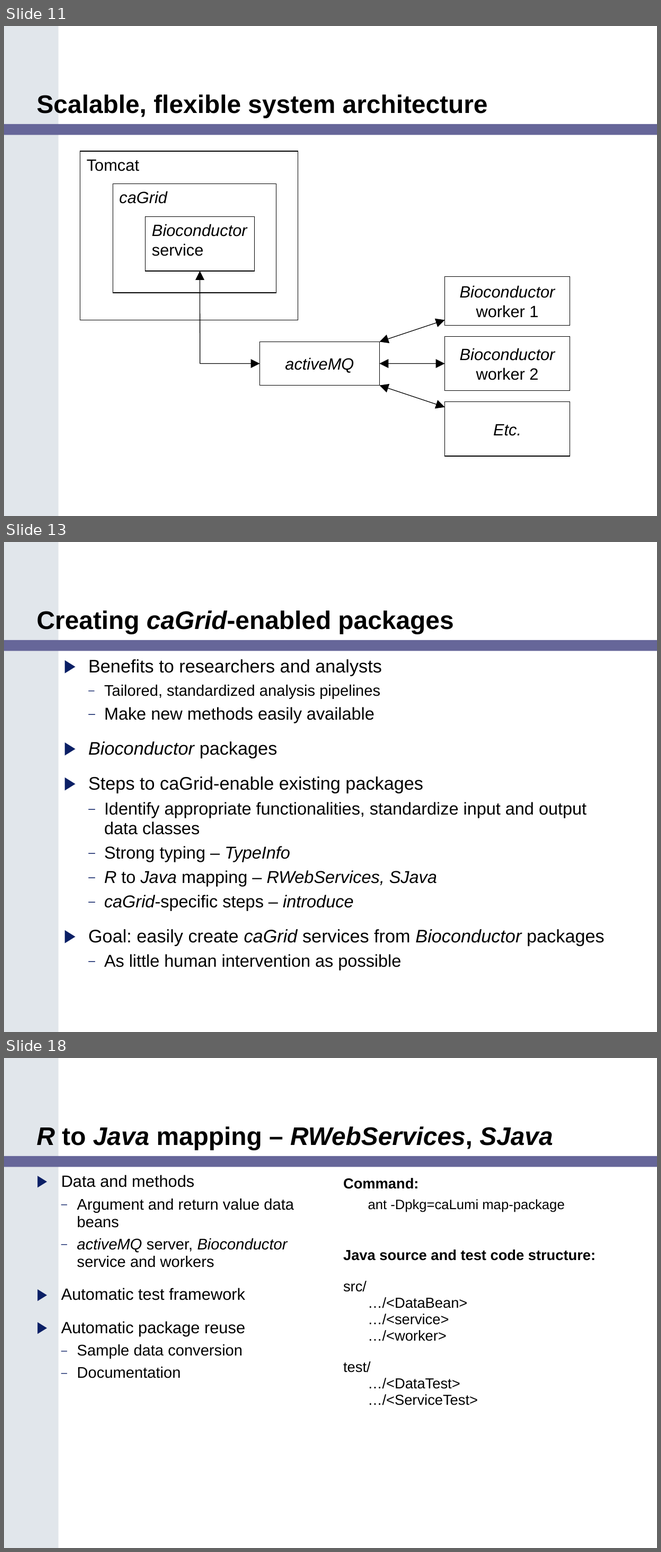
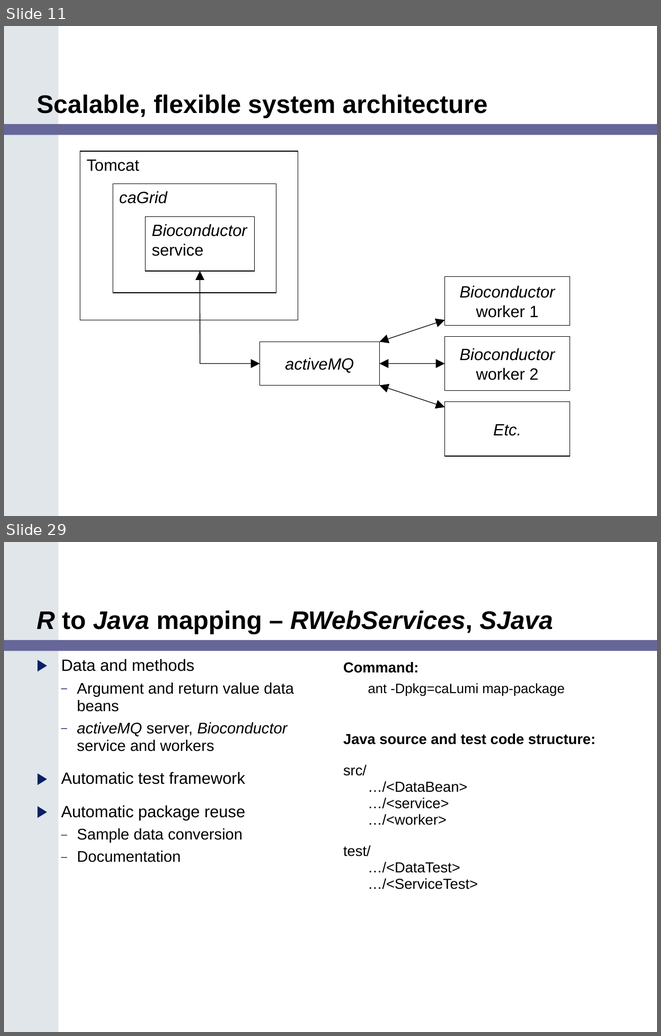
Before and after one commit to NCIP/bioconductor_v1, a slide deck: trunk/bioconductor/Adopter_Northwestern/Task 2.11.2_Final Training Modules/caBIG_Bioconductor_Training_Module.ppt. Shown one above the other, each under a label of ours: slides 11, 13 and 18 before the commit, slides 11 and 29 after it; the slides between them are not shown. The pictures are 661x1552 and 661x1036 pixels, drawn with LibreOffice and Linux fonts; fonts in the diff are those of the drawing. Boxes give left, top, right and bottom in pixels: in the first picture for what was removed or moved away, otherwise in the second. Text is boxed around its words. In the diff, an @@ line names an element or a change of style, - is before the commit and + after.

```diff
--- a/trunk/bioconductor/Adopter_Northwestern/Task 2.11.2_Final Training Modules/caBIG_Bioconductor_Training_Module.ppt
+++ b/trunk/bioconductor/Adopter_Northwestern/Task 2.11.2_Final Training Modules/caBIG_Bioconductor_Training_Module.ppt
@@ slide 13 removed at (4,542,657,1032), background #FFFFFF; not listed: 3 template elements that a slide beside it also shows @@
@@ title removed at (37,610,453,634) @@
-Creating caGrid-enabled packages
@@ text removed at (88,659,604,970) @@
-▶ Benefits to researchers and analysts
-  – Tailored, standardized analysis pipelines
-  – Make new methods easily available
-▶ Bioconductor packages
-▶ Steps to caGrid-enable existing packages
-  – Identify appropriate functionalities, standardize input and output data classes
-  – Strong typing – TypeInfo
-  – R to Java mapping – RWebServices, SJava
-  – caGrid-specific steps – introduce
-▶ Goal: easily create caGrid services from Bioconductor packages
-  – As little human intervention as possible
@@ what was slide 18 is now slide 29 @@
```
Also in this commit, not shown: 14 slides changed, 13 slides added, 1 other slide removed, 1 other file.
